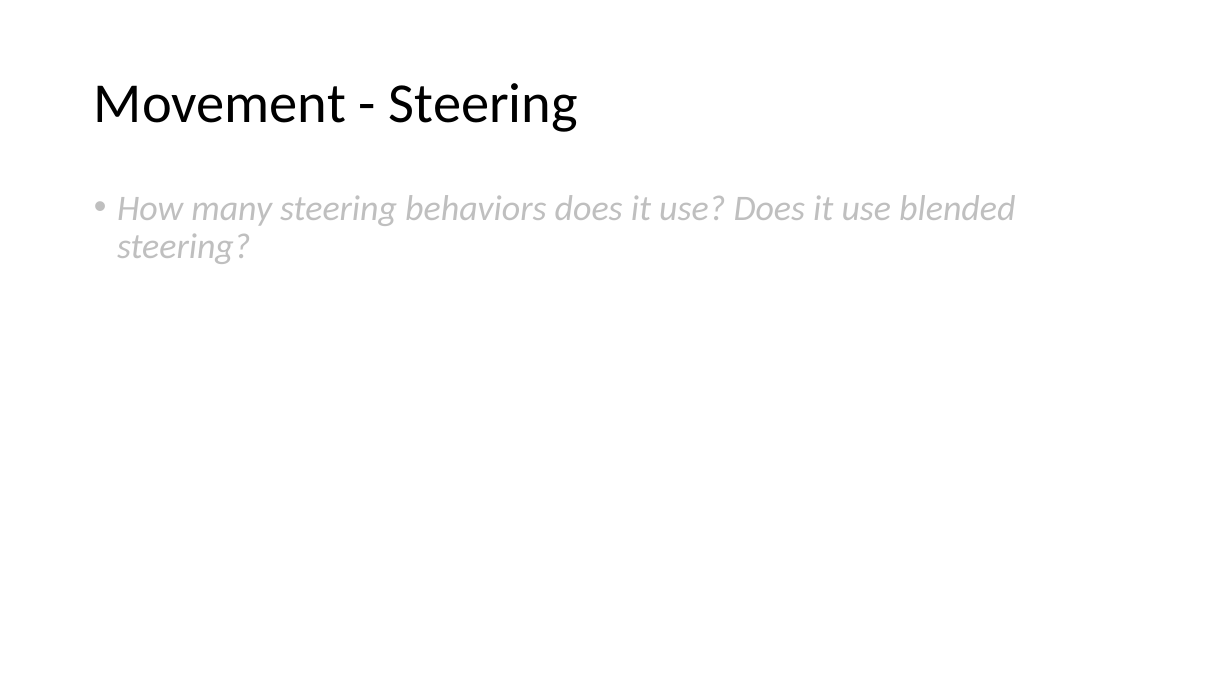
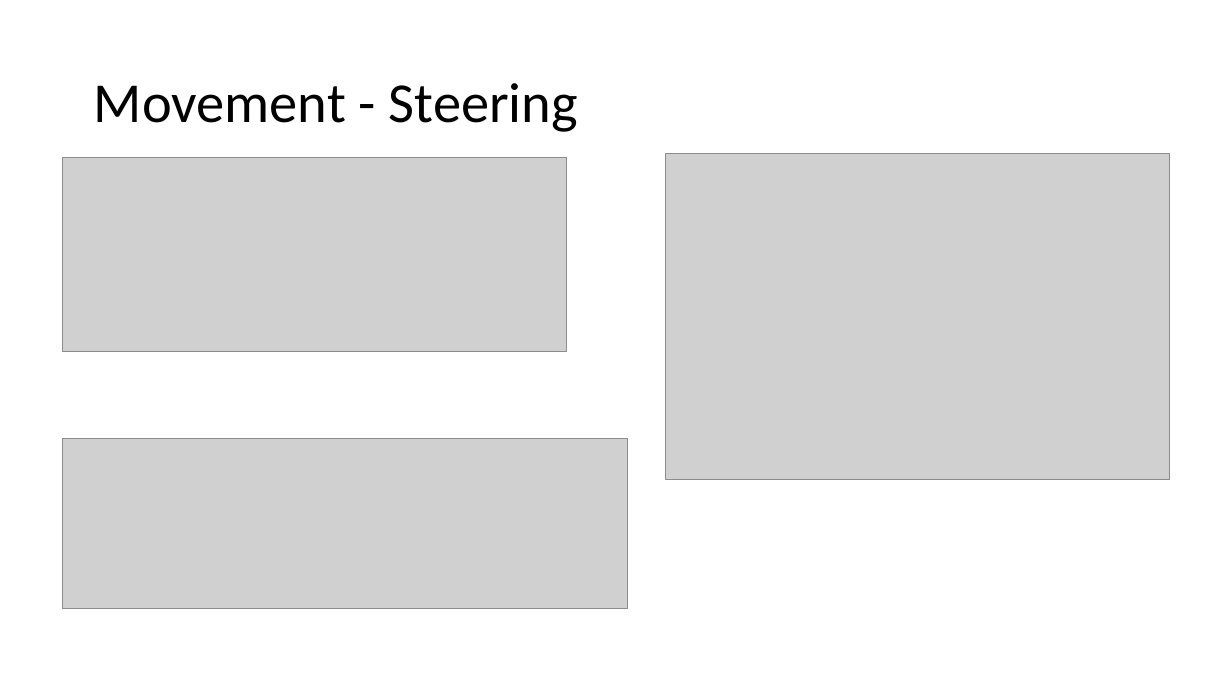
Before and after one commit to revekka-andronikidu/ZombieAISurvivalGame, a slide deck: slide 5 of GPP_ZombieAI_LastNameFirstName_2DAEXX.pptx. Drawn at 1232x693 pixels with LibreOffice and Linux fonts; fonts in the diff are those of the drawing; grey boxes stand for pictures. Boxes give left, top, right and bottom in pixels: in the first picture for what was removed or moved away, otherwise in the second. Text is boxed around its words. In the diff, an @@ line names an element or a change of style, - is before the commit and + after.

```diff
--- a/GPP_ZombieAI_LastNameFirstName_2DAEXX.pptx
+++ b/GPP_ZombieAI_LastNameFirstName_2DAEXX.pptx
@@ picture added at [63,157,567,351] @@
@@ picture added at [665,153,1170,480] @@
@@ text removed at [117,195,1015,264] @@
-• How many steering behaviors does it use? Does it use blended steering?
@@ picture added at [63,439,628,609] @@
```
Also in this commit, not shown: 3 other slides changed, 3 slides added, 3 slides removed, 13 other files.
